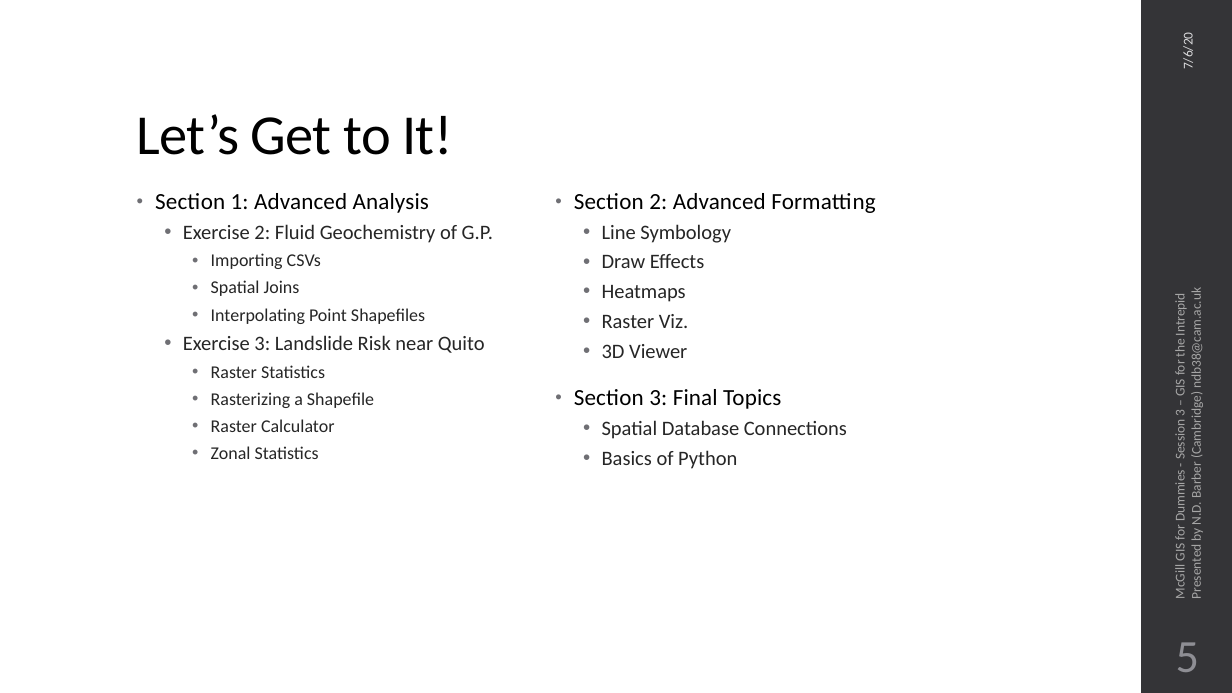
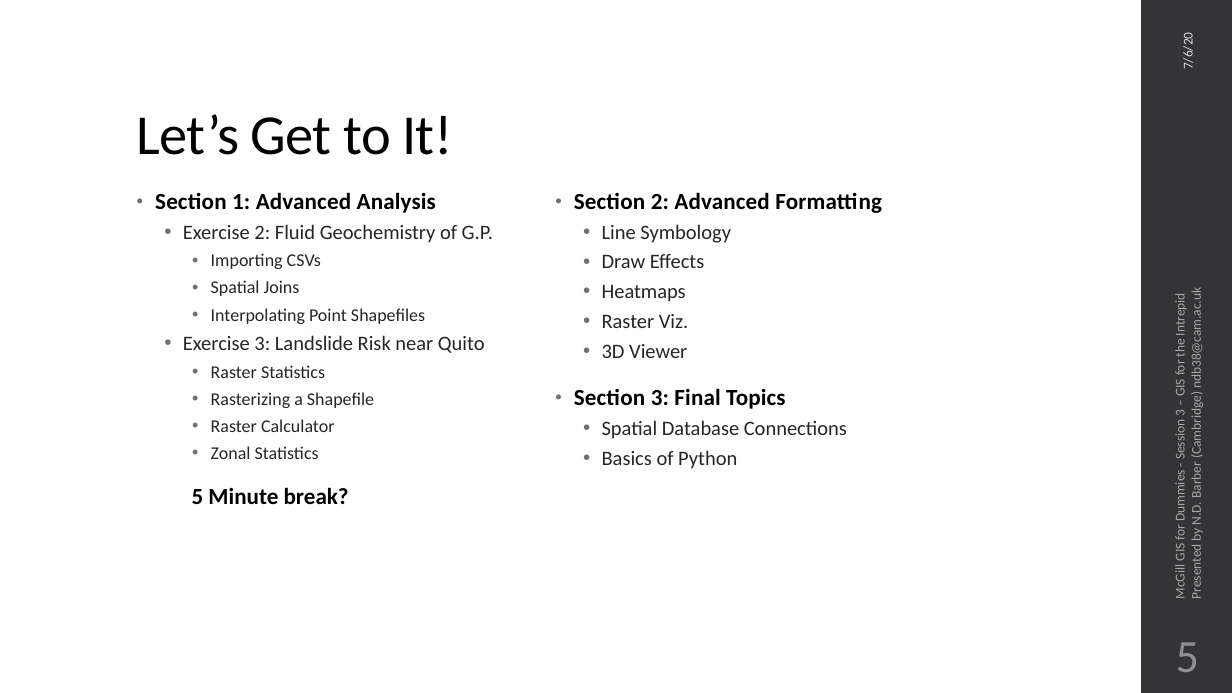
Before and after one commit to ndb38/gis-for-geoscientists, a slide deck: slide 6 of lectures/Session 3/Session3_Lecture.pptx. Drawn at 1232x693 pixels with LibreOffice and Linux fonts; fonts in the diff are those of the drawing. Boxes give left, top, right and bottom in pixels: in the first picture for what was removed or moved away, otherwise in the second. Text is boxed around its words. In the diff, an @@ line names an element or a change of style, - is before the commit and + after.

```diff
--- a/lectures/Session 3/Session3_Lecture.pptx
+++ b/lectures/Session 3/Session3_Lecture.pptx
@@ text "Section 1: Advanced Analysis" at (183,224,493,459): bold on in "Section 1: Advanced Analysis" @@
@@ text at (574,192,882,409): bold on in "Section 2: Advanced Formatting", "Section 3: Final Topics" @@
@@ text added at (192,487,349,504), 18 pt, text #000000, bold @@
+5 Minute break?
```
Also in this commit, not shown: 2 other slides changed, 1 other file.
